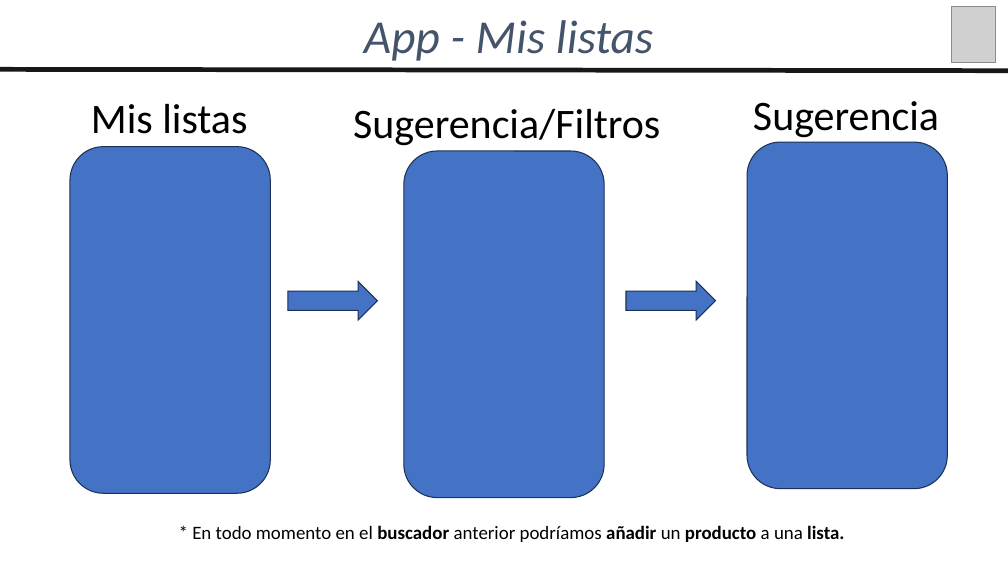
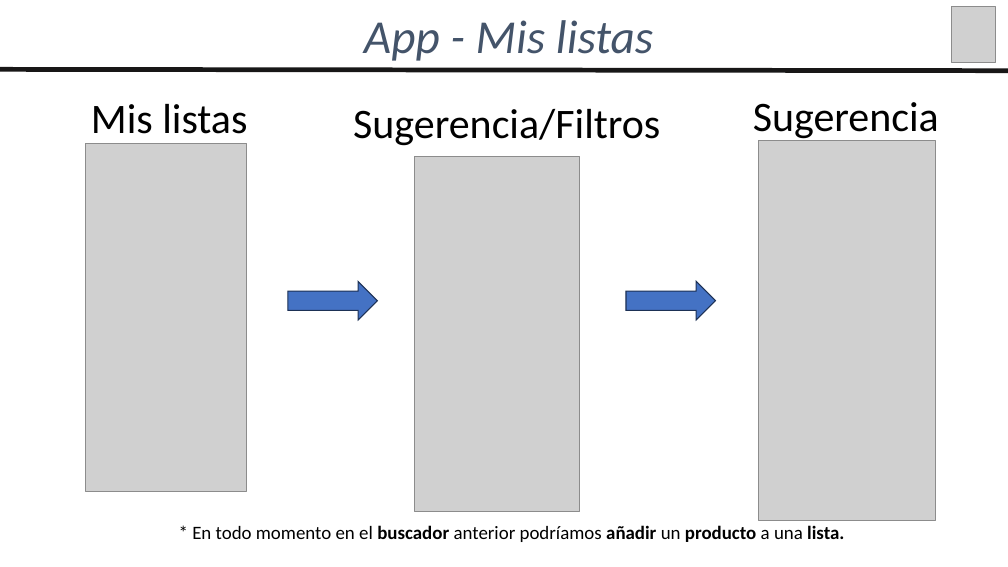
Before and after one commit to agchivite/Wewiza, a slide deck: slide 14 of 02_Documentacion/Presentacion_Wewiza.pptx. Drawn at 1008x567 pixels with LibreOffice and Linux fonts; fonts in the diff are those of the drawing; grey boxes stand for pictures. Boxes give left, top, right and bottom in pixels: in the first picture for what was removed or moved away, otherwise in the second. Text is boxed around its words. In the diff, an @@ line names an element or a change of style, - is before the commit and + after.

```diff
--- a/02_Documentacion/Presentacion_Wewiza.pptx
+++ b/02_Documentacion/Presentacion_Wewiza.pptx
@@ text "Sugerencia": place and size @@
-text "Sugerencia" at <box>753,101,939,138</box>
+text "Sugerencia" at <box>753,102,939,142</box>
@@ rounded rectangle removed at <box>70,147,271,493</box> @@
@@ picture added at <box>85,143,247,491</box> @@
@@ rounded rectangle removed at <box>747,142,948,488</box> @@
@@ picture added at <box>759,141,936,520</box> @@
@@ rounded rectangle removed at <box>404,151,604,498</box> @@
@@ picture added at <box>414,157,580,512</box> @@
```
Also in this commit, not shown: 4 other slides changed.
